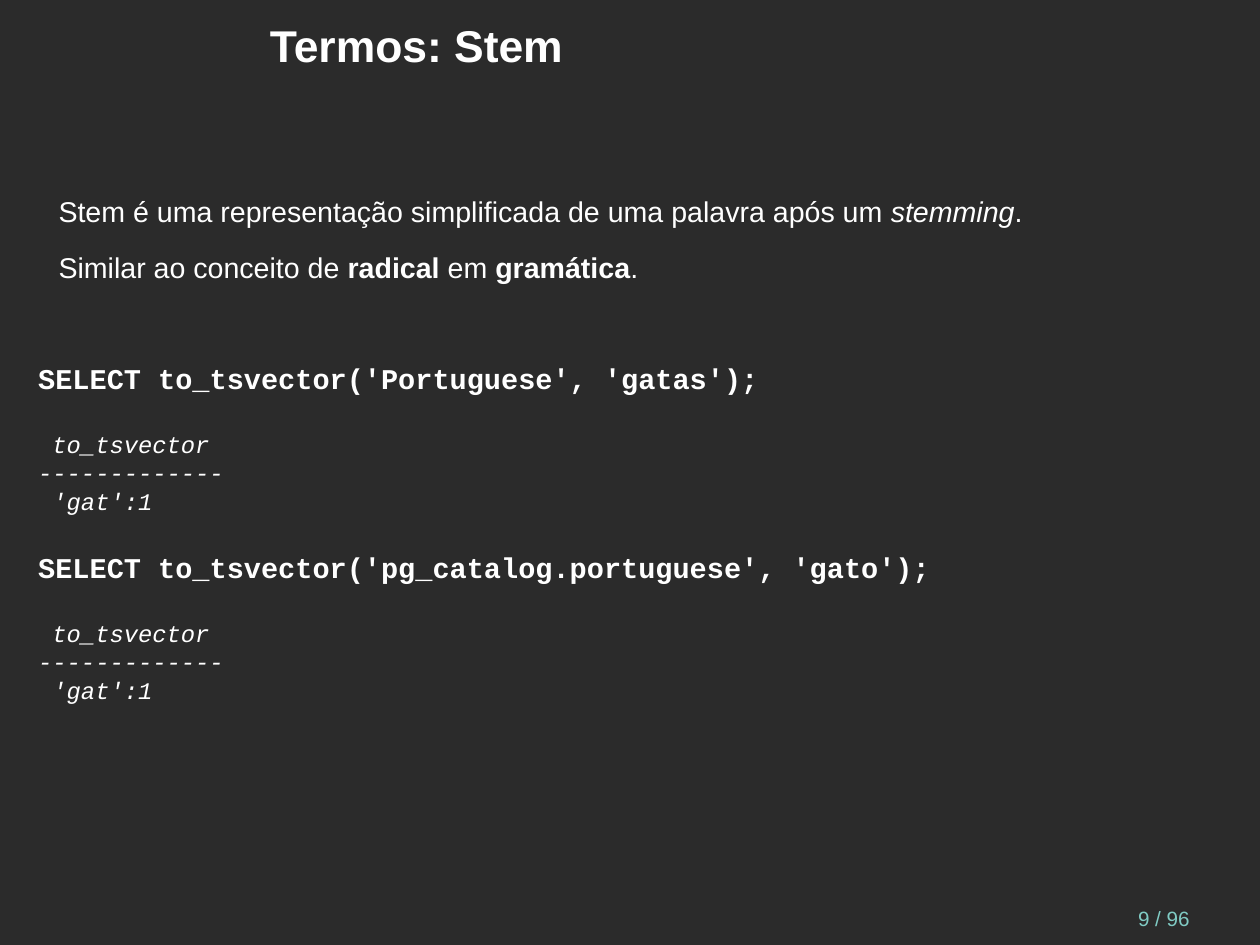
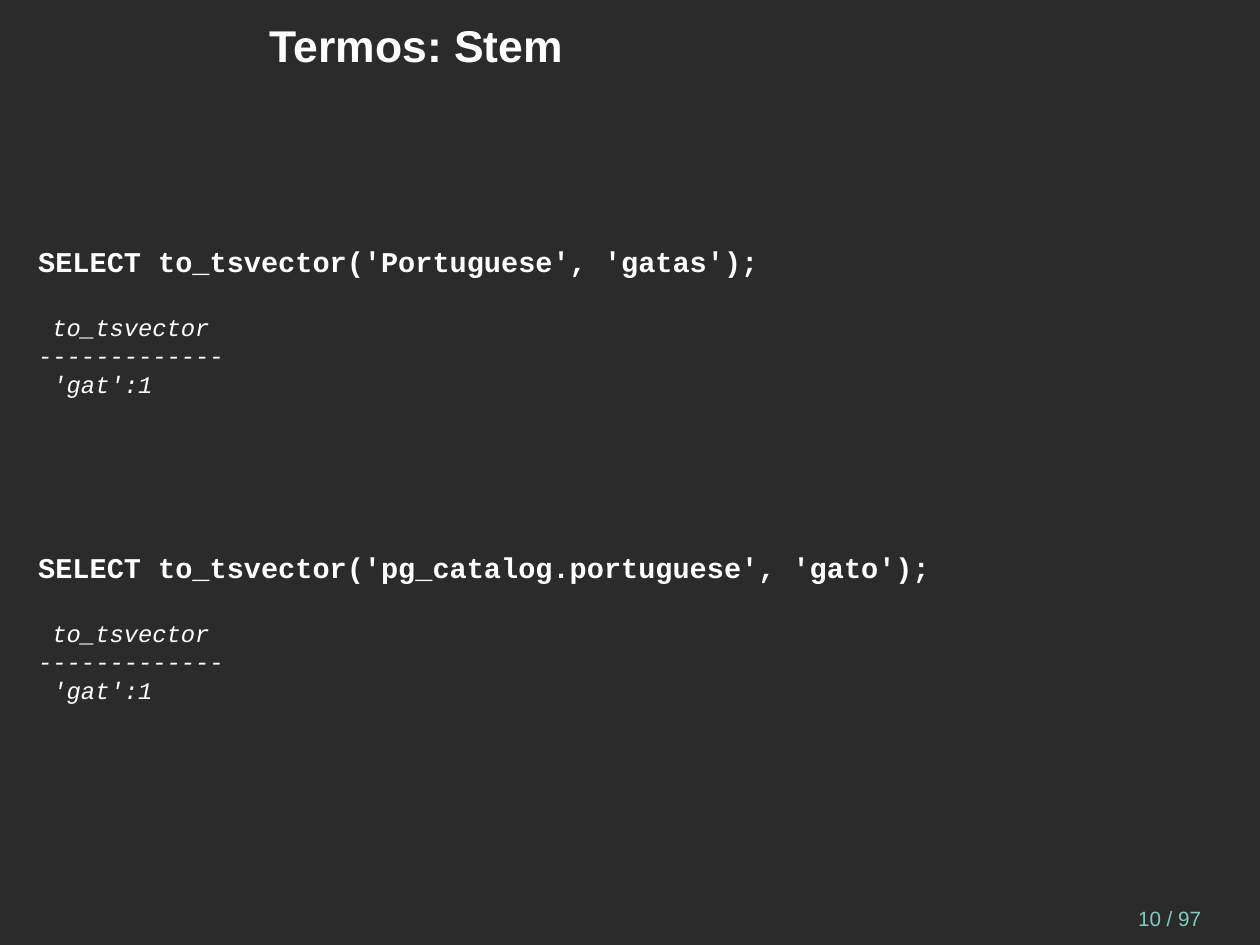
Before and after one commit to juliano777/db_fts, a slide deck: slide 10 of fts_pt-br.odp (slide 9 before the commit). Drawn at 1260x945 pixels with LibreOffice and Linux fonts; fonts in the diff are those of the drawing; background and template pictures are left out; a plain dark background stands for a picture behind light text. Boxes give left, top, right and bottom in pixels: in the first picture for what was removed or moved away, otherwise in the second. Text is boxed around its words. In the diff, an @@ line names an element or a change of style, - is before the commit and + after.

Commit message:
lexema e stem

```diff
--- a/fts_pt-br.odp
+++ b/fts_pt-br.odp
@@ text removed at (x1=59, y1=201, x2=1023, y2=284) @@
-Stem é uma representação simplificada de uma palavra após um stemming.
-Similar ao conceito de radical em gramática.
@@ text "SELECT to_tsvector('Portuguese', 'gatas');" moved from (x1=38, y1=369, x2=758, y2=515) to (x1=38, y1=252, x2=758, y2=398) @@
@@ page number at (x1=1138, y1=911, x2=1201, y2=926): text changed @@
-9 / 96
+10 / 97
```
Also in this commit, not shown: 1 other slide changed, 2 slides added, 1 slide removed, 1 other file.
